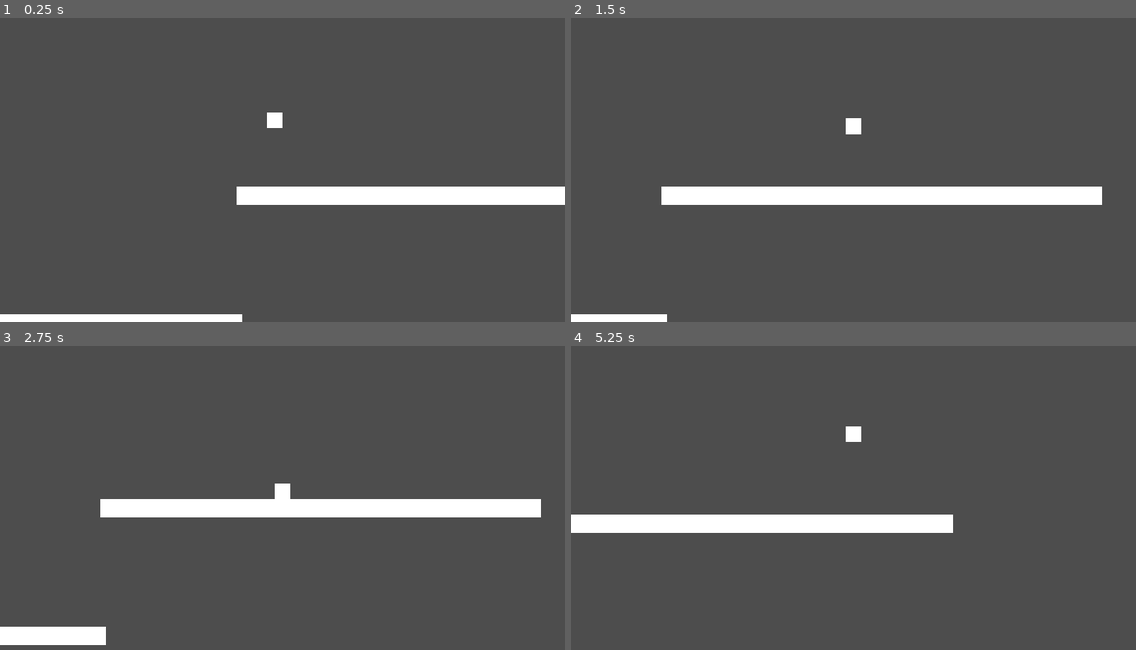
Above: before the commit, frames 1-4 (two rows, left to right).
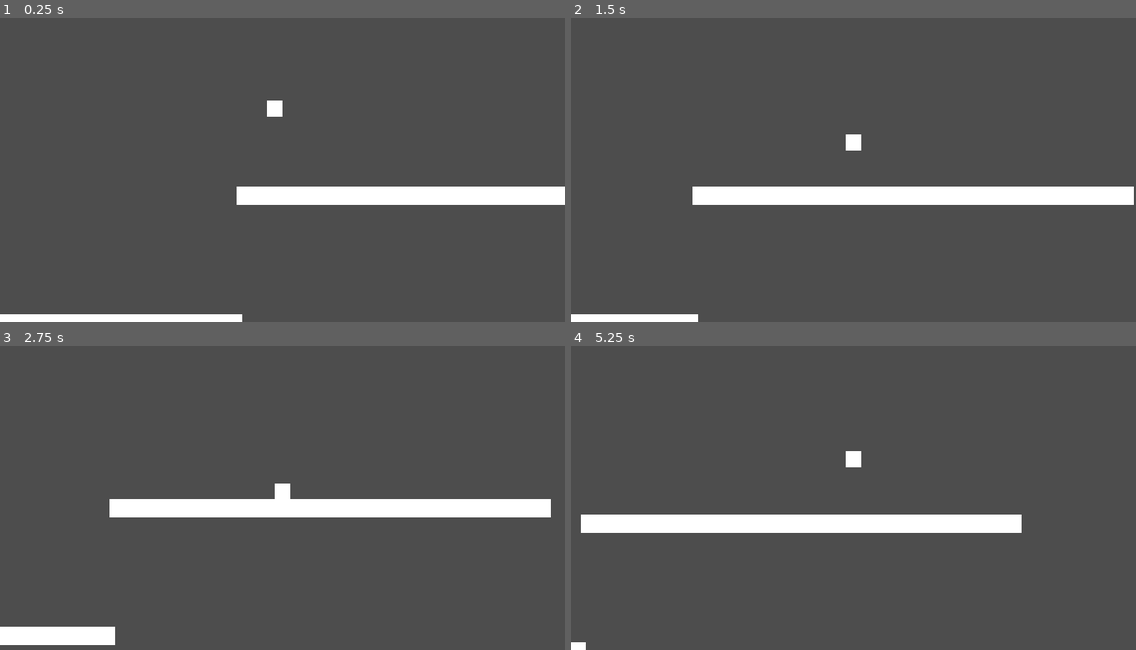
Above: after the commit, the same moments.

Repository: aCube1/Little-Dragon
Game: Godot game, scene res://scenes/test_scene.tscn
The game is run twice, just before and just after one commit, with the same random seed, the same clock (stepped at 60 frames per second) and the same inputs.
Inputs:
- Up to frame 1 (0.25 s): no input
- Up to frame 2 (1.5 s): hold Shift (action_dash) 0.53-1.28 s; hold D (move_right) from 0.53 s (still down); tap Space (move_jump) at 0.77, 0.8, 1.07, 1.35 s
- Up to frame 3 (2.75 s): tap Space (move_jump) at 1.52, 1.82, 2.3 s; tap Shift (action_dash) at 1.55 s; release D (move_right) at 2.03 s; hold A (move_left) from 2.03 s (still down); hold Shift (action_dash) from 2.03 s (still down)
- Up to frame 4 (5.25 s): release A (move_left) at 2.78 s; release Shift (action_dash) at 2.78 s; hold D (move_right) 2.78-4.28 s; tap Shift (action_dash) at 2.85, 4.35 s; tap Space (move_jump) at 3.02, 3.32, 4.52, 4.82 s; hold Space (move_jump) 3.53-4.28 s; hold A (move_left) 4.28-5.03 s; hold D (move_right) from 5.03 s (still down); hold Shift (action_dash) from 5.03 s (still down)

The runs differ from the first frame. In frame 1, 0.2% of the frame differs, in the area x 47-50%, y 27-37%; in frame 2, 1.1%; in frame 3, 0.3%; in frame 4, 1.2%, in the area x 0-80%, y 26-100%.

Commit message:
Make Player scene use the Air and Ground states.

Diff:
--- a/scenes/actors/player.tscn
+++ /dev/null
@@ -1,32 +0,0 @@
-[gd_scene load_steps=6 format=3 uid="uid://coipg3p5pwtpm"]
-
-[ext_resource type="Script" path="res://scenes/actors/player.gd" id="1_xn4dn"]
-[ext_resource type="Texture2D" uid="uid://f81h57u1vqhp" path="res://assets/sprites/test.png" id="2_nsjek"]
-[ext_resource type="Script" path="res://scripts/state_machine.gd" id="3_f8k5p"]
-
-[sub_resource type="RectangleShape2D" id="RectangleShape2D_14nni"]
-size = Vector2(32, 32)
-
-[sub_resource type="SpriteFrames" id="SpriteFrames_eo4ny"]
-animations = [{
-"frames": [{
-"duration": 1.0,
-"texture": ExtResource("2_nsjek")
-}],
-"loop": true,
-"name": &"default",
-"speed": 5.0
-}]
-
-[node name="Player" type="CharacterBody2D"]
-collision_mask = 2
-script = ExtResource("1_xn4dn")
-
-[node name="Shape" type="CollisionShape2D" parent="."]
-shape = SubResource("RectangleShape2D_14nni")
-
-[node name="AnimatedSprite" type="AnimatedSprite2D" parent="."]
-sprite_frames = SubResource("SpriteFrames_eo4ny")
-
-[node name="StateMachine" type="Node" parent="."]
-script = ExtResource("3_f8k5p")
--- a/scenes/actors/player.gd
+++ b/scenes/actors/player/player.gd
@@ -58,30 +58,45 @@
 @onready var _jump_gravity := (jump_height * 2.0) / (descent_time ** 2.0)
 @onready var _fall_gravity := (jump_height * 2.0) / (ascent_time ** 2.0)
 
-
-func _process(_delta: float) -> void:
+func _ready() -> void:
+	var ground_states: Array[Dictionary] = [
+		{
+			"name": "Idle",
+			"path": "OnIdle",
+			"change_to": [ "Fall", "Jump", "Walk" ]
+		},
+		{
+			"name": "Walk",
+			"path": "OnWalk",
+			"change_to": [ "Idle", "Fall", "Jump" ]
+		},
+	]
+
+	var air_states: Array[Dictionary] = [
+		{
+			"name": "Ground",
+			"path": "OnGround",
+			"change_to": [ "Fall", "Jump" ]
+		},
+		{
+			"name": "Fall",
+			"path": "OnFall",
+			"change_to": [ "Ground", "Jump"]
+		},
+		{
+			"name": "Jump",
+			"path": "OnJump",
+			"change_to": [ "Fall", "Ground" ]
+		},
+	]
+
+	$GroundStates.setup(ground_states, "Idle")
+	$AirStates.setup(air_states, "Ground")
+
+
+func _physics_process(_delta: float) -> void:
 	if _is_paused:
 		return
-
-	_dir = Input.get_axis("move_left", "move_right")
-	_prev_dir = _dir if _dir != 0.0 else _prev_dir
-
-	if Input.is_action_just_pressed("action_dash"):
-		_is_dashing = true
-
-	if Input.is_action_just_pressed("move_jump"):
-		_is_jumping = true
-
-	if Input.is_action_just_released("move_jump"):
-		_cut_jump = velocity.y < 0.0
-
-
-func _physics_process(delta: float) -> void:
-	if _is_paused:
-		return
-
-	_handle_ground_state(delta)
-	_handle_air_state(delta)
 
 	move_and_slide()
 
--- /dev/null
+++ b/scenes/actors/player/player.tscn
@@ -0,0 +1,76 @@
+[gd_scene load_steps=13 format=3 uid="uid://coipg3p5pwtpm"]
+
+[ext_resource type="Script" path="res://scenes/actors/player/player.gd" id="1_xn4dn"]
+[ext_resource type="Texture2D" uid="uid://f81h57u1vqhp" path="res://assets/sprites/test.png" id="2_nsjek"]
+[ext_resource type="Script" path="res://scripts/components/movement_component.gd" id="3_ddbir"]
+[ext_resource type="Script" path="res://scripts/state_machine.gd" id="3_f8k5p"]
+[ext_resource type="Script" path="res://scripts/components/player_controller.gd" id="3_xioh4"]
+[ext_resource type="Script" path="res://scripts/states/ground/on_idle.gd" id="6_ngji1"]
+[ext_resource type="Script" path="res://scripts/states/ground/on_walk.gd" id="7_wbyc1"]
+[ext_resource type="Script" path="res://scripts/states/air/on_ground.gd" id="8_y5m0b"]
+[ext_resource type="Script" path="res://scripts/states/air/on_fall.gd" id="9_guyyn"]
+[ext_resource type="Script" path="res://scripts/states/air/on_jump.gd" id="10_84s2a"]
+
+[sub_resource type="RectangleShape2D" id="RectangleShape2D_14nni"]
+size = Vector2(32, 32)
+
+[sub_resource type="SpriteFrames" id="SpriteFrames_eo4ny"]
+animations = [{
+"frames": [{
+"duration": 1.0,
+"texture": ExtResource("2_nsjek")
+}],
+"loop": true,
+"name": &"default",
+"speed": 5.0
+}]
+
+[node name="Player" type="CharacterBody2D"]
+collision_mask = 2
+script = ExtResource("1_xn4dn")
+
+[node name="Shape" type="CollisionShape2D" parent="."]
+shape = SubResource("RectangleShape2D_14nni")
+
+[node name="AnimatedSprite" type="AnimatedSprite2D" parent="."]
+sprite_frames = SubResource("SpriteFrames_eo4ny")
+
+[node name="PlayerController" type="Node" parent="."]
+script = ExtResource("3_xioh4")
+
+[node name="MovementComponent" type="Node" parent="." node_paths=PackedStringArray("body")]
+script = ExtResource("3_ddbir")
+body = NodePath("..")
+
+[node name="GroundStates" type="Node" parent="." node_paths=PackedStringArray("root")]
+script = ExtResource("3_f8k5p")
+root = NodePath("..")
+
+[node name="OnIdle" type="Node" parent="GroundStates" node_paths=PackedStringArray("movement", "controller")]
+script = ExtResource("6_ngji1")
+movement = NodePath("../../MovementComponent")
+controller = NodePath("../../PlayerController")
+
+[node name="OnWalk" type="Node" parent="GroundStates" node_paths=PackedStringArray("movement", "controller")]
+script = ExtResource("7_wbyc1")
+movement = NodePath("../../MovementComponent")
+controller = NodePath("../../PlayerController")
+
+[node name="AirStates" type="Node" parent="." node_paths=PackedStringArray("root")]
+script = ExtResource("3_f8k5p")
+root = NodePath("..")
+
+[node name="OnGround" type="Node" parent="AirStates" node_paths=PackedStringArray("movement", "controller")]
+script = ExtResource("8_y5m0b")
+movement = NodePath("../../MovementComponent")
+controller = NodePath("../../PlayerController")
+
+[node name="OnFall" type="Node" parent="AirStates" node_paths=PackedStringArray("movement", "controller")]
+script = ExtResource("9_guyyn")
+movement = NodePath("../../MovementComponent")
+controller = NodePath("../../PlayerController")
+
+[node name="OnJump" type="Node" parent="AirStates" node_paths=PackedStringArray("movement", "controller")]
+script = ExtResource("10_84s2a")
+movement = NodePath("../../MovementComponent")
+controller = NodePath("../../PlayerController")
--- a/scenes/test_scene.tscn
+++ b/scenes/test_scene.tscn
@@ -1,6 +1,6 @@
 [gd_scene load_steps=4 format=3 uid="uid://c1h7ahujb7cda"]
 
-[ext_resource type="PackedScene" uid="uid://coipg3p5pwtpm" path="res://scenes/actors/player.tscn" id="1_6tdi3"]
+[ext_resource type="PackedScene" uid="uid://coipg3p5pwtpm" path="res://scenes/actors/player/player.tscn" id="1_6tdi3"]
 [ext_resource type="Texture2D" uid="uid://f81h57u1vqhp" path="res://assets/sprites/test.png" id="2_mk3cf"]
 
 [sub_resource type="RectangleShape2D" id="RectangleShape2D_ul0kh"]
